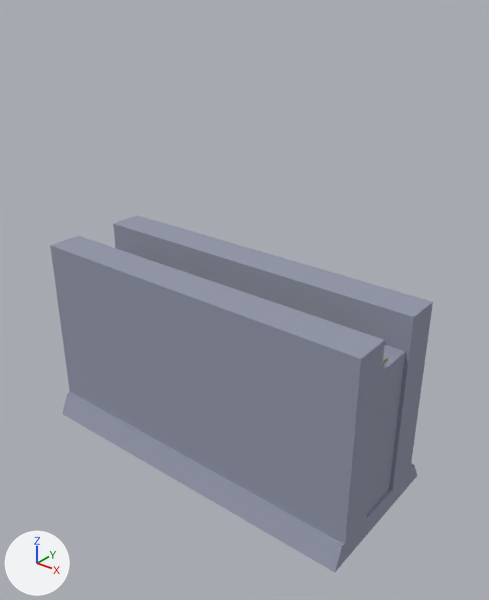
Two versions of the OBJ model data/MODEL/castlewall.obj, one commit apart.
Camera for both pictures: a camera (50 mm lens) standing at (104.8, -122.4, 125.1) and looking at (5.9, 1.3, 48.4). The axes (+X, +Y, +Z) are drawn at lower left. The lights are the same throughout. Where no turn or scale is listed for an object, it has been applied to the vertices.

Names of what the first picture shows: 'castlewall'.
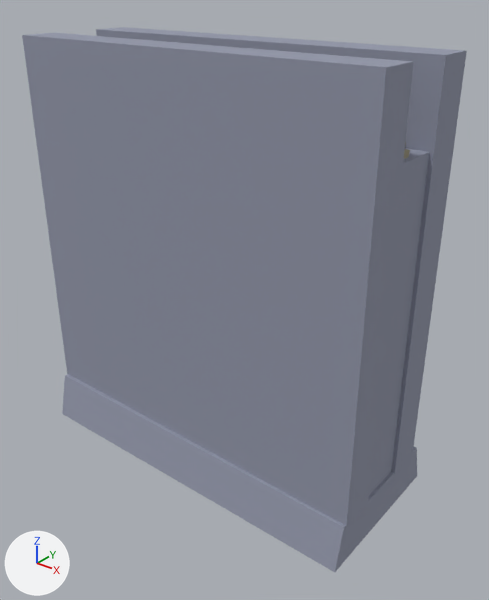
What differs and where, as boxes [x1, y1, x2, y2] in the pictures (489 x 600 px; the box of a moved part takes in the faces that stretch with it):
'castlewall', reshaped (16% wider, 53% taller)
    before: [50, 215, 433, 572]
    after: [22, 27, 467, 572]
part 1 of me_castlewall, added
    after: [369, 148, 429, 495]
part 2 of me_castlewall, added
    after: [404, 149, 410, 159]
part 3 of me_castlewall, added
    after: [96, 27, 467, 474]
part 4 of me_castlewall, added
    after: [22, 33, 414, 527]
part 5 of me_castlewall, moved or reshaped
    before: [62, 392, 417, 572]
    after: [62, 374, 417, 572]

What changed in the scene script:
```text
Change me_castlewall:
    where me_castlewall.from_pydata(...)  # 64 vertices, 48 faces; spans x -50.0..50.0, y -20.5..22.3, z 0.0..55.5
    used by ob_castlewall; location = (0.0, 0.0, 0.0)
    verts and faces of me_castlewall; kept vertices keep their numbers, new ones are numbered from 64
    before: 40 (-50.0, 22.3, 0.0), 41 (50.0, 22.3, 0.0) at pixel (417, 476), 42 (49.9, 19.4, 5.7) at pixel (414, 464), 43 (-50.0, 19.7, 5.7), 44 (-50.0, -20.5, 0.0) at pixel (62, 414)
    before: 45 (50.0, -20.5, 0.0) at pixel (334, 572), 46 (49.7, -17.4, 5.7) at pixel (342, 546), 47 (-49.5, -18.0, 6.6) at pixel (67, 393)
    me_castlewall part 1: a new loose piece, a box spanning x 40.5..49.0, y -9.7..10.3, z 7.9..92.4, in mat_lambert2sg (grey #9397aa)
    me_castlewall part 2: a new loose piece, a box spanning x -46.0..47.6, y -2.4..0.6, z 91.6..93.8, in mat_castlewall_lambert3sg (yellow #9b957c)
    me_castlewall part 3: a new loose piece, a box spanning x -50.0..50.0, y 6.7..16.7, z 10.9..110.9, in mat_lambert2sg (grey #9397aa)
    me_castlewall part 4: a new loose piece, a box spanning x -50.0..50.0, y -16.7..-6.7, z 10.9..110.9, in mat_castlewall_lambert2sg (grey #9397aa)
    me_castlewall part 5
    add delete_vertices([42, 43, 46, 47])  # with the faces that use them
    add verts[64] = (49.9, 19.4, 11.3)  # pixel (416, 447)
    add verts[65] = (-50.0, 19.7, 11.3)
    add verts[66] = (49.7, -17.4, 11.3)  # pixel (343, 527)
    add verts[67] = (-49.5, -18.0, 13.1)  # pixel (64, 375)
    add faces += [(40, 44, 67, 65), (40, 65, 64, 41), (44, 45, 66, 67), (64, 65, 67, 66), (41, 64, 66, 45)]  # mat_lambert2sg (grey #9397aa)
```
